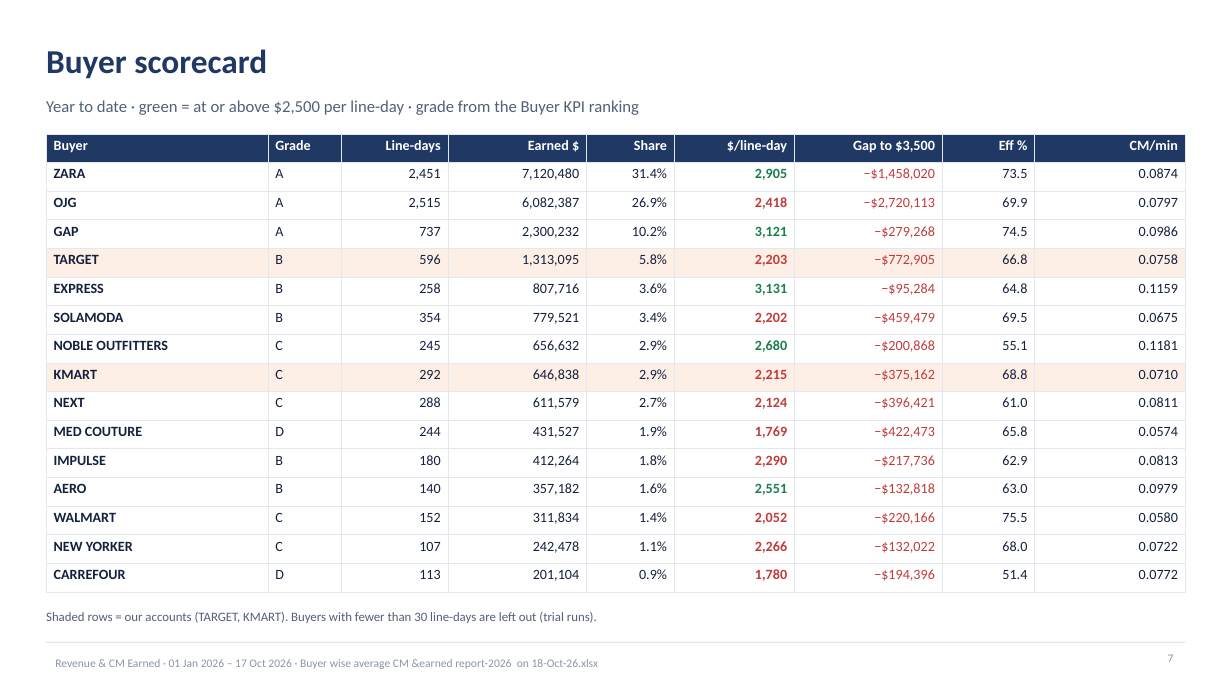
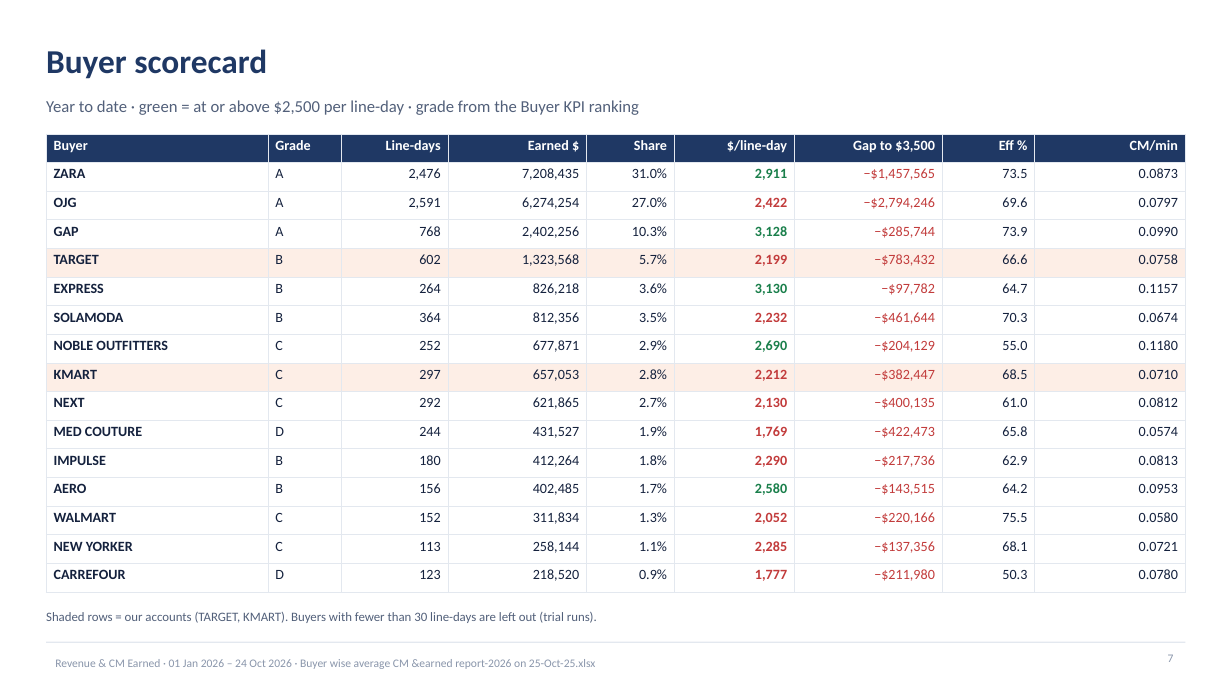
Before and after one commit to muhashin789/sterling-mgmt-reports, a slide deck: slide 7 of reports/revenue/Revenue_CM_Management_Review.pptx. Drawn at 1232x693 pixels with LibreOffice and Linux fonts; fonts in the diff are those of the drawing. Boxes give left, top, right and bottom in pixels: in the first picture for what was removed or moved away, otherwise in the second. Text is boxed around its words. In the diff, an @@ line names an element or a change of style, - is before the commit and + after.

```diff
--- a/reports/revenue/Revenue_CM_Management_Review.pptx
+++ b/reports/revenue/Revenue_CM_Management_Review.pptx
@@ table at (46,134,1186,585) @@
-row 2: ZARA | A | 2,451 | 7,120,480 | 31.4% | 2,905 | −$1,458,020 | 73.5 | 0.0874
+row 2: ZARA | A | 2,476 | 7,208,435 | 31.0% | 2,911 | −$1,457,565 | 73.5 | 0.0873
-row 3: OJG | A | 2,515 | 6,082,387 | 26.9% | 2,418 | −$2,720,113 | 69.9 | 0.0797
+row 3: OJG | A | 2,591 | 6,274,254 | 27.0% | 2,422 | −$2,794,246 | 69.6 | 0.0797
-row 4: GAP | A | 737 | 2,300,232 | 10.2% | 3,121 | −$279,268 | 74.5 | 0.0986
+row 4: GAP | A | 768 | 2,402,256 | 10.3% | 3,128 | −$285,744 | 73.9 | 0.0990
-row 5: TARGET | B | 596 | 1,313,095 | 5.8% | 2,203 | −$772,905 | 66.8 | 0.0758
+row 5: TARGET | B | 602 | 1,323,568 | 5.7% | 2,199 | −$783,432 | 66.6 | 0.0758
-row 6: EXPRESS | B | 258 | 807,716 | 3.6% | 3,131 | −$95,284 | 64.8 | 0.1159
+row 6: EXPRESS | B | 264 | 826,218 | 3.6% | 3,130 | −$97,782 | 64.7 | 0.1157
-row 7: SOLAMODA | B | 354 | 779,521 | 3.4% | 2,202 | −$459,479 | 69.5 | 0.0675
+row 7: SOLAMODA | B | 364 | 812,356 | 3.5% | 2,232 | −$461,644 | 70.3 | 0.0674
-row 8: NOBLE OUTFITTERS | C | 245 | 656,632 | 2.9% | 2,680 | −$200,868 | 55.1 | 0.1181
+row 8: NOBLE OUTFITTERS | C | 252 | 677,871 | 2.9% | 2,690 | −$204,129 | 55.0 | 0.1180
-row 9: KMART | C | 292 | 646,838 | 2.9% | 2,215 | −$375,162 | 68.8 | 0.0710
+row 9: KMART | C | 297 | 657,053 | 2.8% | 2,212 | −$382,447 | 68.5 | 0.0710
-row 10: NEXT | C | 288 | 611,579 | 2.7% | 2,124 | −$396,421 | 61.0 | 0.0811
+row 10: NEXT | C | 292 | 621,865 | 2.7% | 2,130 | −$400,135 | 61.0 | 0.0812
-row 13: AERO | B | 140 | 357,182 | 1.6% | 2,551 | −$132,818 | 63.0 | 0.0979
+row 13: AERO | B | 156 | 402,485 | 1.7% | 2,580 | −$143,515 | 64.2 | 0.0953
-row 14, column 5: 1.4%
+row 14, column 5: 1.3%
-row 15: NEW YORKER | C | 107 | 242,478 | 1.1% | 2,266 | −$132,022 | 68.0 | 0.0722
+row 15: NEW YORKER | C | 113 | 258,144 | 1.1% | 2,285 | −$137,356 | 68.1 | 0.0721
-row 16: CARREFOUR | D | 113 | 201,104 | 0.9% | 1,780 | −$194,396 | 51.4 | 0.0772
+row 16: CARREFOUR | D | 123 | 218,520 | 0.9% | 1,777 | −$211,980 | 50.3 | 0.0780
@@ text at (55,659,596,669): text changed @@
-Revenue & CM Earned · 01 Jan 2026 – 17 Oct 2026 · Buyer wise average CM &earned report-2026 on 18-Oct-26.xlsx
+Revenue & CM Earned · 01 Jan 2026 – 24 Oct 2026 · Buyer wise average CM &earned report-2026 on 25-Oct-25.xlsx
```
Also in this commit, not shown: 9 other slides changed, 18 other files.
